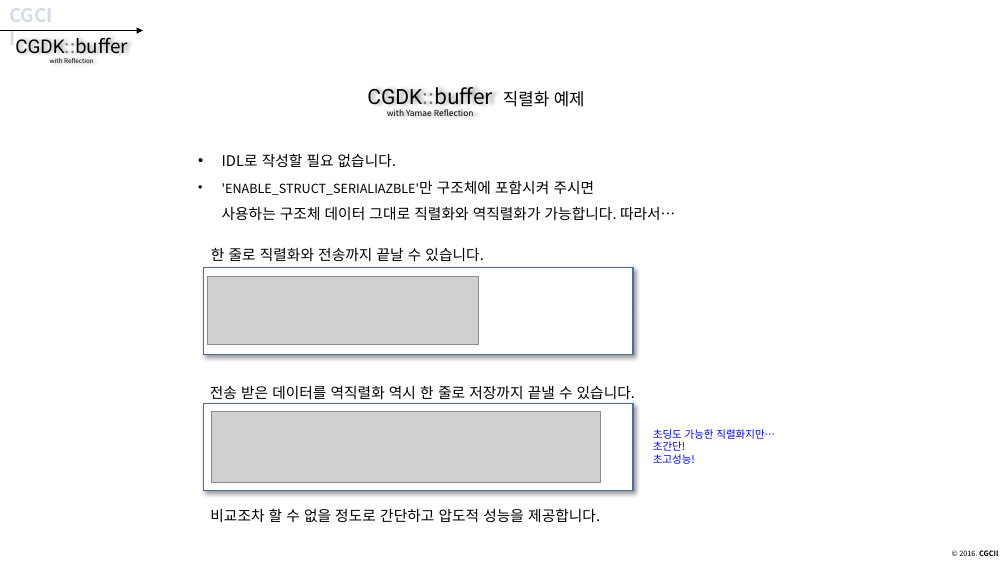
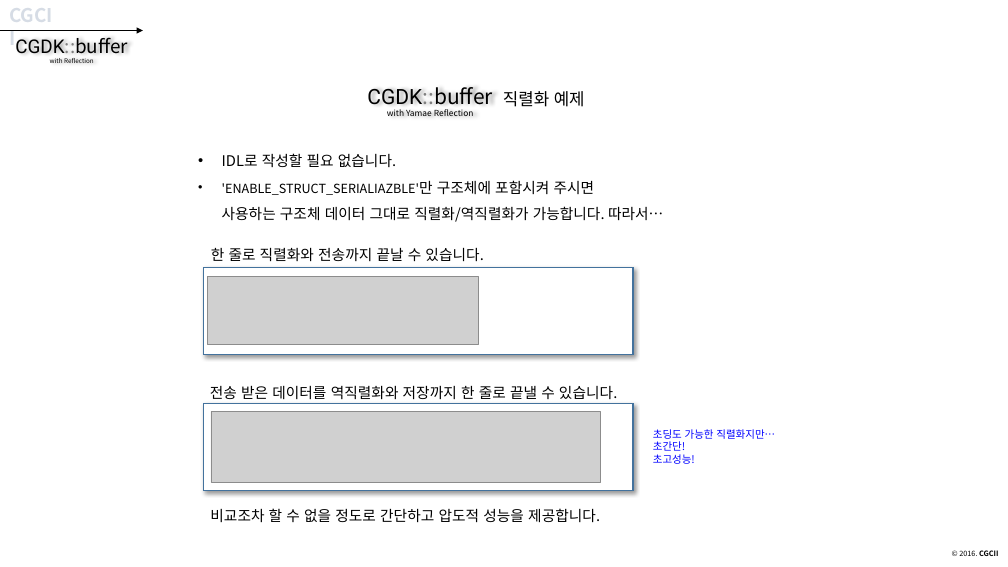
Before and after one commit to CGLabs/CGDK.buffer, a slide deck: slide 73 of C++/document/intruduce_CGDK.buffer.pptx. Drawn at 1008x567 pixels with LibreOffice and Linux fonts; fonts in the diff are those of the drawing; grey boxes stand for pictures. Boxes give left, top, right and bottom in pixels: in the first picture for what was removed or moved away, otherwise in the second. Text is boxed around its words. In the diff, an @@ line names an element or a change of style, - is before the commit and + after.

```diff
--- a/C++/document/intruduce_CGDK.buffer.pptx
+++ b/C++/document/intruduce_CGDK.buffer.pptx
@@ text at bbox=[222, 180, 663, 222]: text changed @@
-• 'ENABLE_STRUCT_SERIALIAZBLE'만 구조체에 포함시켜 주시면
-  사용하는 구조체 데이터 그대로 직렬화와 역직렬화가 가능합니다. 따라서…
+• 'ENABLE_STRUCT_SERIALIAZBLE'만 구조체에 포함시켜 주시면
+  사용하는 구조체 데이터 그대로 직렬화/역직렬화가 가능합니다. 따라서…
@@ text at bbox=[210, 386, 617, 399]: text changed @@
-전송 받은 데이터를 역직렬화 역시 한 줄로 저장까지 끝낼 수 있습니다.
+전송 받은 데이터를 역직렬화와 저장까지 한 줄로 끝낼 수 있습니다.
```
Also in this commit, not shown: 4 other slides changed.
